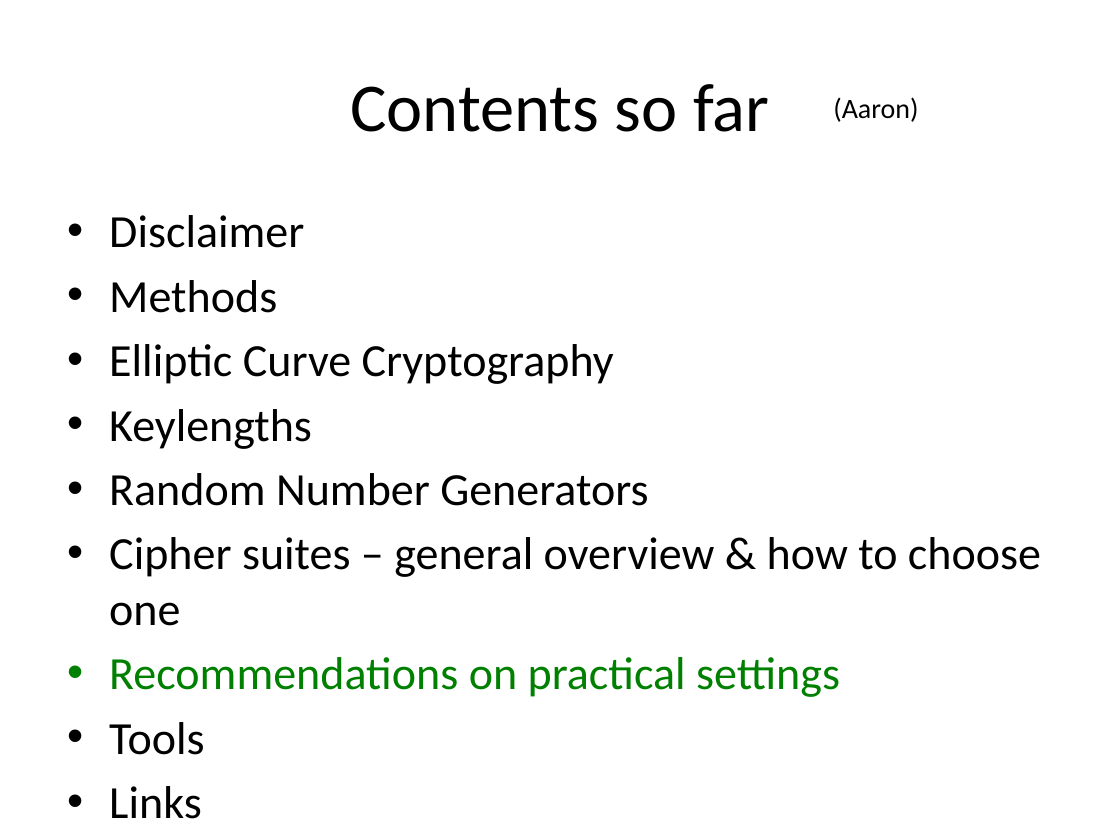
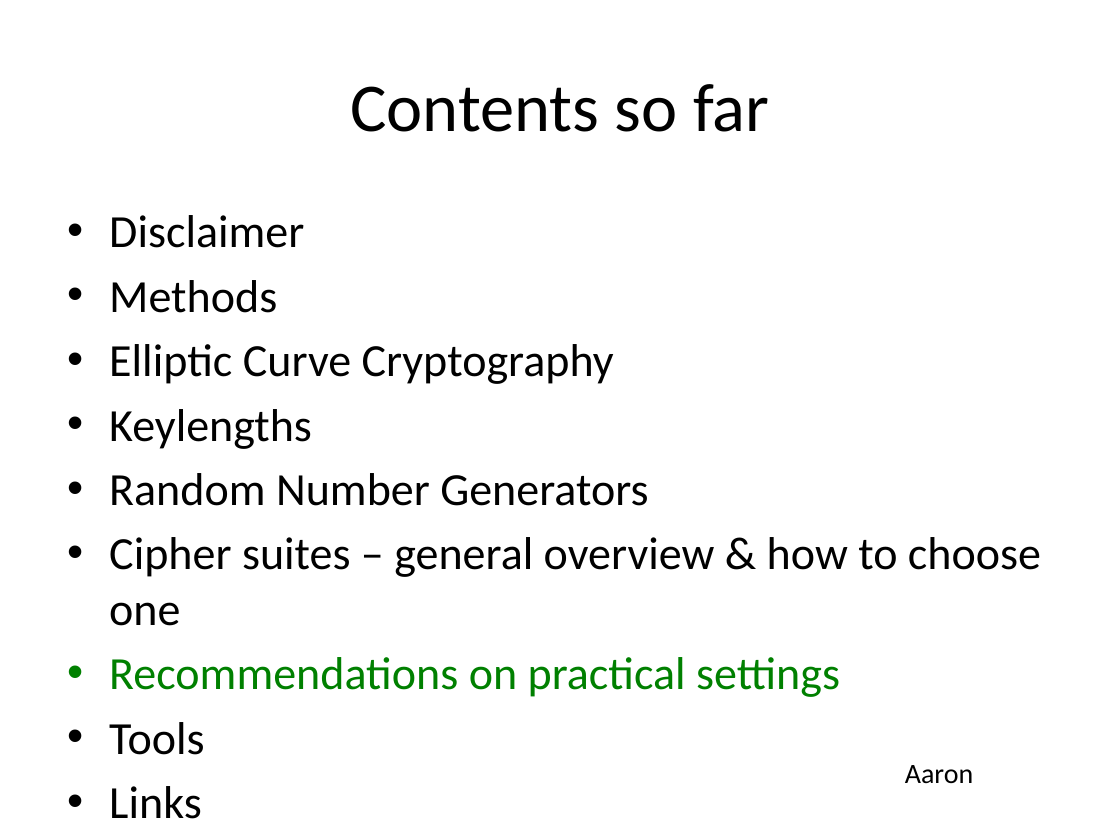
Before and after one commit to BetterCrypto/Applied-Crypto-Hardening, a slide deck: slide 7 of presentations/20131122-Deepsec-ACH project.pptx. Drawn at 1120x840 pixels with LibreOffice and Linux fonts; fonts in the diff are those of the drawing. Boxes give left, top, right and bottom in pixels: in the first picture for what was removed or moved away, otherwise in the second. Text is boxed around its words. In the diff, an @@ line names an element or a change of style, - is before the commit and + after.

```diff
--- a/presentations/20131122-Deepsec-ACH project.pptx
+++ b/presentations/20131122-Deepsec-ACH project.pptx
@@ text at bbox=[905, 765, 973, 783]: text changed @@
-(Aaron)
+Aaron
```
Also in this commit, not shown: 12 other slides changed, 7 slides added.
